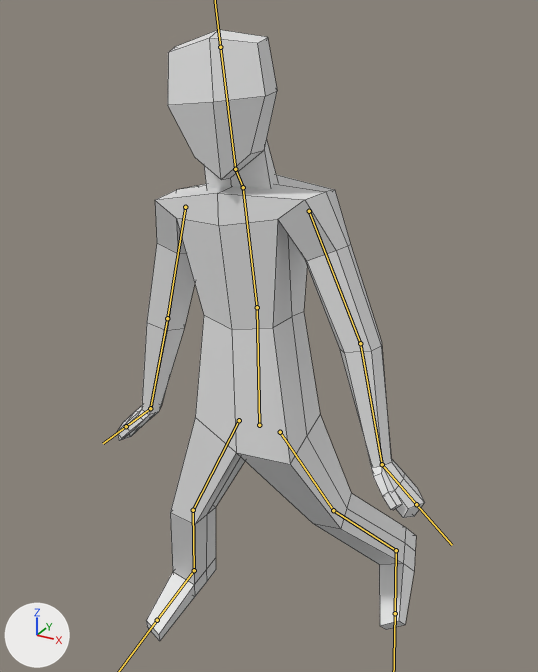
What one commit did to the FBX model Assets/3D models/Humans/Animations/HumanModel_FloatyIdle.fbx.
Rendered twice from a 50 mm lens placed at (8.19, -14.41, 10.0), pointed at (-0.45, 1.31, 2.14). Lighting does not change. The marker at lower left points along +X, +Y and +Z. Both versions are drawn at frame 21 of the action 'HumanArmature|Floaty Idle'; the numbers are the values there. The bones that bend it are drawn over the model as lines. Mesh edges are drawn as thin lines.

Names of what the first picture shows: 'HumanModel1'.
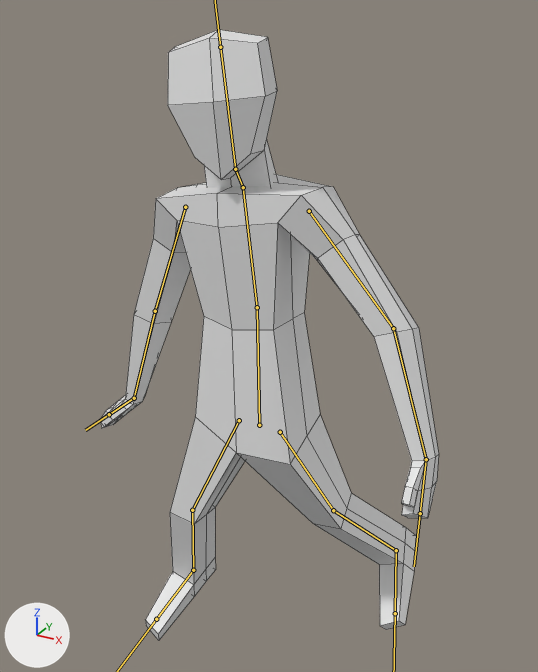
Pixel boxes (x1, y1, x2, y2) of what changed, in the pictures (538 x 672 px):
'HumanModel1', posed (10% wider): before (117, 30, 425, 641); after (100, 30, 439, 640)
bone 'UpperArm_L', root to tip: before (309, 211) to (360, 343); after (309, 211) to (393, 328)
bone 'LowerArm_L', root to tip: before (360, 343) to (382, 464); after (393, 328) to (426, 459)
bone 'Hand_L', root to tip: before (382, 464) to (416, 504); after (426, 459) to (420, 513)
bone 'UpperArm_R', root to tip: before (185, 207) to (167, 318); after (185, 207) to (155, 311)
bone 'LowerArm_R', root to tip: before (167, 318) to (150, 408); after (155, 311) to (134, 398)

The change in detail:
Bone 'UpperArm_L' (bone_upperarm_l) turns from (4, -2, -70) to (5, -3, -53) degrees about its own x, y and z.
Bone 'LowerArm_L' (bone_lowerarm_l) turns from (0, 0, -12) to (10, 17, -17) degrees about its own x, y and z.
Bone 'Hand_L' (bone_hand_l) turns from (0, 0, 36) to (6, -11, -18) degrees about its own x, y and z.
Bone 'UpperArm_R' (bone_upperarm_r) turns from (-1, -2, 72) to (-1, -2, 64) degrees about its own x, y and z.
Bone 'LowerArm_R' (bone_lowerarm_r) turns from (0, -2, 2) to (0, -2, 6) degrees about its own x, y and z.
